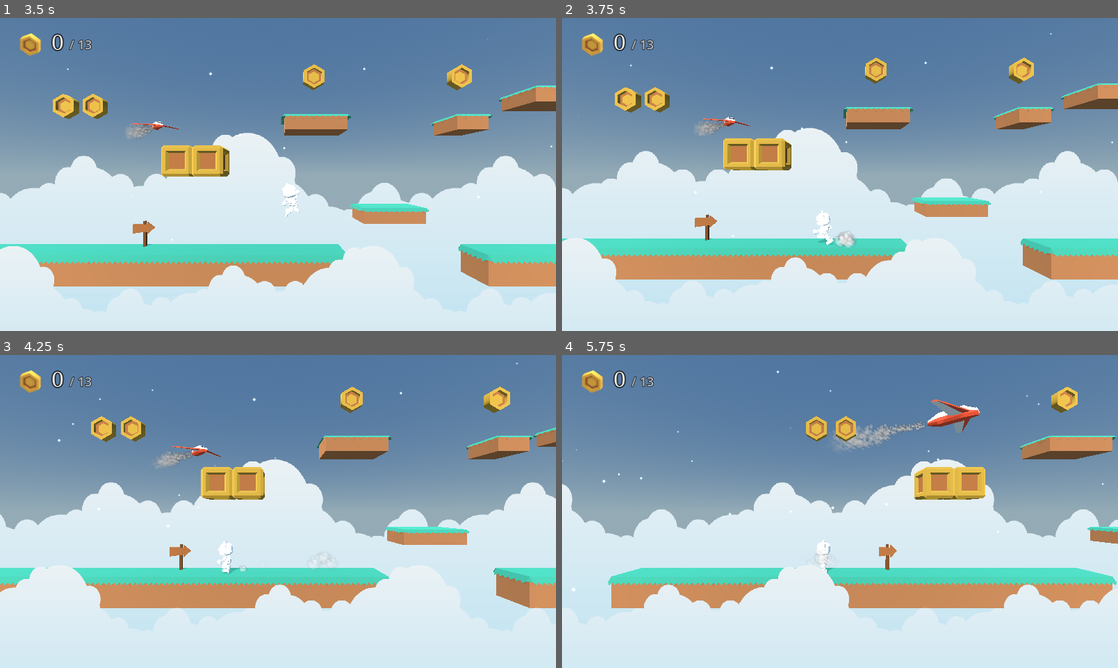
Above: before the commit, frames 1-4 (two rows, left to right).
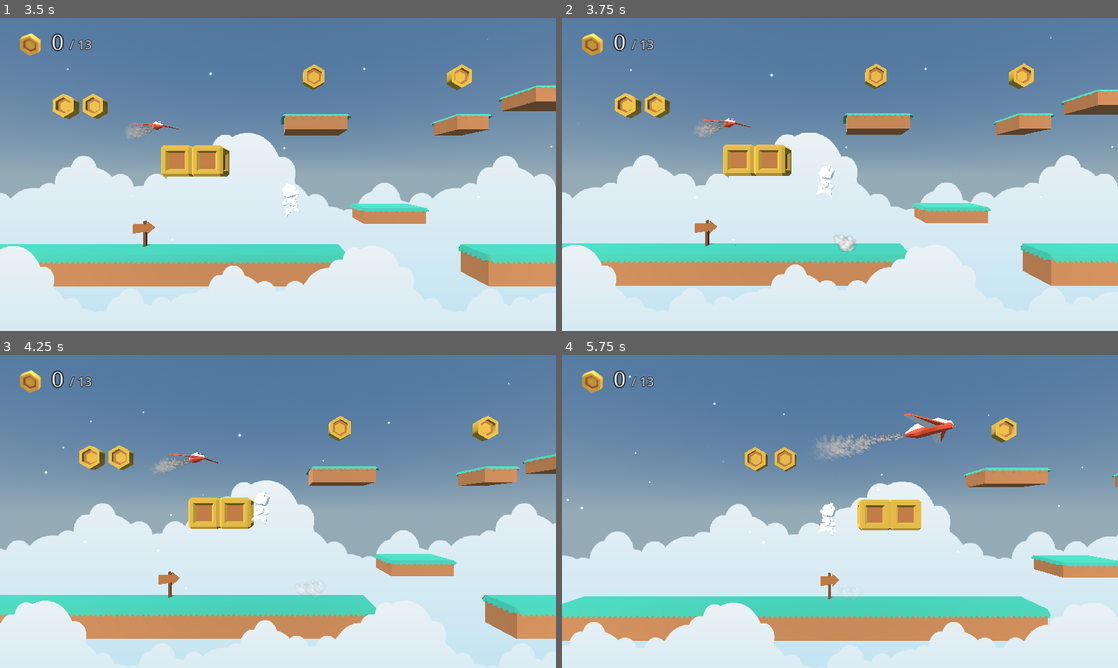
Above: after the commit, the same moments.

Repository: crystal-bit/platform-3d
Game: Godot game, scene res://scenes/game/game.tscn
The game is run twice, just before and just after one commit, with the same random seed, the same clock (stepped at 60 frames per second) and the same inputs. Sound files missing from this copy of the repository are replaced by a short silence.
Inputs:
- Up to frame 1 (3.5 s): tap Enter (ui_accept) at 0.5, 1.35, 1.52, 1.82, 2.85, 3.02, 3.32 s; hold Right (ui_right) 0.53-1.28 s; hold Enter (ui_accept) 0.53-1.28 s; hold Down (ui_down) 1.28-2.03 s; hold Right (ui_right) 2.03-2.78 s; hold Enter (ui_accept) 2.03-2.78 s; hold Up (ui_up) from 2.78 s (still down)
- Up to frame 2 (3.75 s): release Up (ui_up) at 3.53 s; hold Left (ui_left) from 3.53 s (still down); hold Enter (ui_accept) from 3.53 s (still down)
- Up to frame 3 (4.25 s): keep holding Left (ui_left); keep holding Enter (ui_accept)
- Up to frame 4 (5.75 s): release Enter (ui_accept) at 4.28 s; tap Enter (ui_accept) at 4.35, 4.52, 4.82 s; release Left (ui_left) at 5.03 s; hold Down (ui_down) from 5.03 s (still down); hold Enter (ui_accept) from 5.03 s (still down)

Frame 1 is identical in both runs. In frame 2, 11% of the frame differs, in the area x 0-100%, y 4-86%; in frame 3, 30%; in frame 4, 32%, in the area x 0-100%, y 4-92%.

Commit message:
add feature: jump input buffering

Diff:
--- a/objects/player/player.gd
+++ b/objects/player/player.gd
@@ -18,7 +18,9 @@
 var coyote_frames: int = COYOTE_FRAMES
 var jumped = false
 var falling = false
-
+var falling_and_jumped = false
+var input_buffer_frames = 0
+const MAX_INPUT_BUFFER_FRAMES: int = 5
 
 func _physics_process(delta):
 	var direction = _get_direction()
@@ -34,6 +36,7 @@
 
 func handle_movement(direction, delta):
 	falling = !is_on_floor() and !jumped
+	falling_and_jumped = !is_on_floor() and jumped
 	# vertical
 	if not is_on_floor():
 		if Input.is_action_pressed("ui_accept"):
@@ -44,13 +47,18 @@
 			velocity.y = -min(abs(velocity.y), abs(MAX_FALL_VELOCITY))
 			if falling:
 				coyote_frames -= 1
+			if falling_and_jumped:
+				input_buffer_frames -= 1
 	else:
 		jumped = false
 		coyote_frames = COYOTE_FRAMES
-	if Input.is_action_just_pressed("ui_accept") and (is_on_floor() or (falling and coyote_frames > 0)):
+	if Input.is_action_just_pressed("ui_accept") and (is_on_floor() or (falling and coyote_frames > 0)) or (is_on_floor() and input_buffer_frames > 0):
 		velocity.y = JUMP_VELOCITY
 		$Sfx/JumpSfx.play()
 		jumped = true
+		input_buffer_frames = 0
+	if Input.is_action_just_pressed("ui_accept") and falling_and_jumped:
+		input_buffer_frames = MAX_INPUT_BUFFER_FRAMES
 	# horizontal
 	if direction:
 		speed = lerp(speed, SPEED, delta * 15.)
